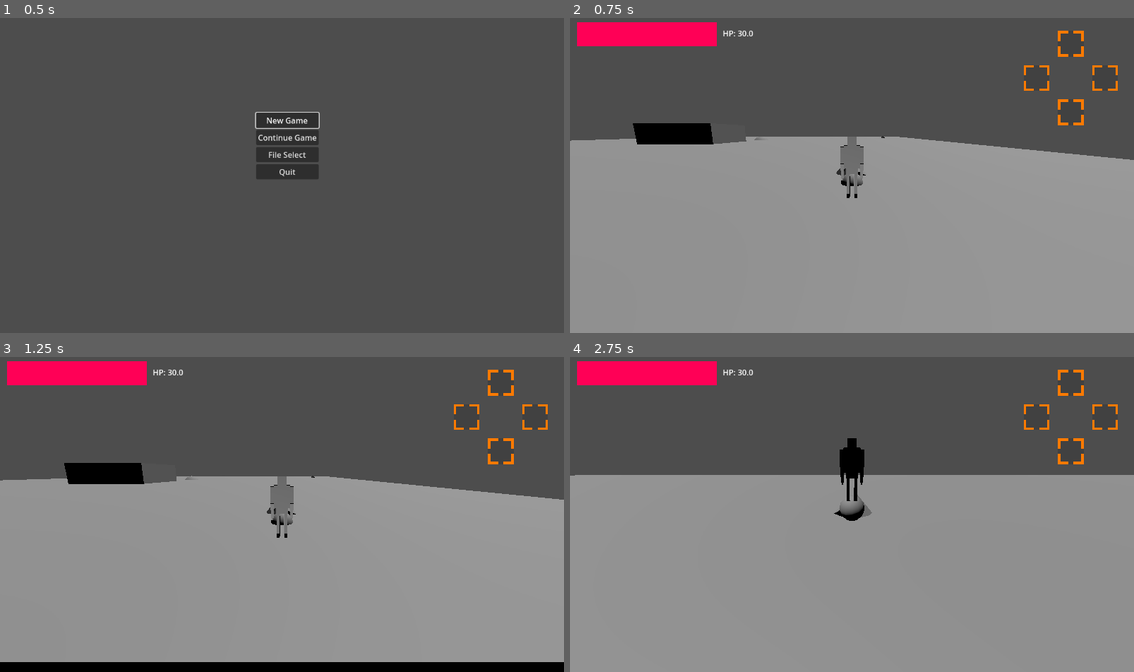
Above: before the commit, frames 1-4 (two rows, left to right).
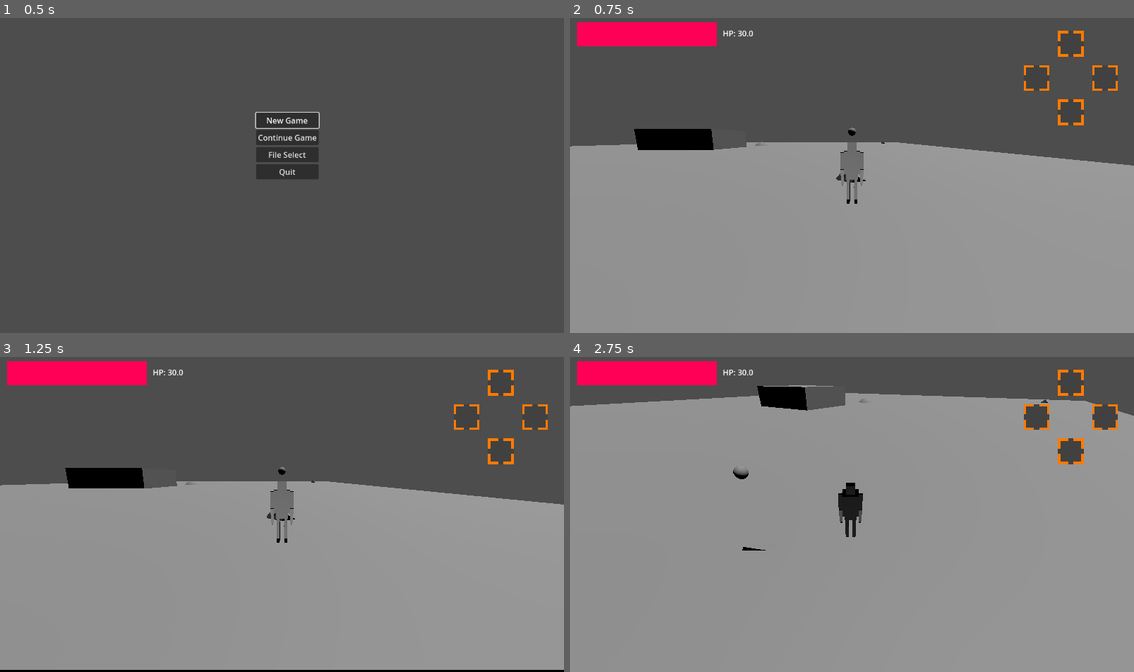
Above: after the commit, the same moments.

Repository: stron1le/MVM28
Game: Godot game, scene res://Scenes/start_screen.tscn
Same seed, same stepped clock (60 frames per second), same inputs: the game is played once before the commit and once after it.
Inputs (mouse positions are in pixels of both pictures, inside the frame that each line leads up to):
- Up to frame 1 (0.5 s): no input
- Up to frame 2 (0.75 s): click "New Game" at 0.5 s
- Up to frame 3 (1.25 s): no input
- Up to frame 4 (2.75 s): tap Enter at 1.25 s; move the mouse to (880, 511) at 1.27 s; hold W (ForwardAxisNegative) from 1.28 s (still down); tap Middle mouse button (Attack) at 1.35 s; tap Space (Jump) at 1.52, 2.27 s; move the mouse to (823, 514) at 2.02 s; tap Left (HorizontalAxisNegative) at 2.1 s

Frame 1 is identical in both runs. In frame 2, 2.3% of the frame differs, in the area x 0-100%, y 33-59%; in frame 3, 4.4%; in frame 4, 24%, in the area x 0-100%, y 8-62%.

Commit message:
Modified Lockon
Made changes to lockon in various ways. Now the lockon is dynamic, and checks amongst various targets that are in range. The lockon target must also be on screen. I might decide to modify the code further to make the judgement of 'closest' depend on other factors than raw 3-dimensional difference, and I also feel that it may be good to change the lockon rotation code at some point, because it feels a little too fast and sudden right now.

Diff:
--- /dev/null
+++ b/mvm28/Scenes/lock_on_target.tscn
@@ -0,0 +1,14 @@
+[gd_scene load_steps=2 format=3 uid="uid://ddfaeome8lgwj"]
+
+[ext_resource type="Script" uid="uid://dvtq3onjga84" path="res://Scripts/LockOnTarget.gd" id="1_miejr"]
+
+[node name="LockOnTarget" type="Node3D"]
+script = ExtResource("1_miejr")
+
+[node name="VisibleOnScreenNotifier3D" type="VisibleOnScreenNotifier3D" parent="."]
+
+[node name="CSGSphere3D" type="CSGSphere3D" parent="."]
+radius = 0.20224
+
+[connection signal="screen_entered" from="VisibleOnScreenNotifier3D" to="." method="_on_visible_on_screen_notifier_3d_screen_entered"]
+[connection signal="screen_exited" from="VisibleOnScreenNotifier3D" to="." method="_on_visible_on_screen_notifier_3d_screen_exited"]
--- a/mvm28/Scenes/lockon.tscn
+++ /dev/null
@@ -1,8 +0,0 @@
-[gd_scene load_steps=2 format=3 uid="uid://ciox6b4f4bg23"]
-
-[ext_resource type="Script" uid="uid://pdrgqdfcdq1a" path="res://Scripts/LockonTester.gd" id="1_xmlpk"]
-
-[node name="Lockon" type="Node3D"]
-script = ExtResource("1_xmlpk")
-
-[node name="CSGSphere3D" type="CSGSphere3D" parent="."]
--- a/mvm28/Scenes/test_room.tscn
+++ b/mvm28/Scenes/test_room.tscn
@@ -1,5 +1,6 @@
-[gd_scene load_steps=4 format=3 uid="uid://bewbtejyphgkr"]
+[gd_scene load_steps=5 format=3 uid="uid://bewbtejyphgkr"]
 
+[ext_resource type="PackedScene" uid="uid://ddfaeome8lgwj" path="res://Scenes/lock_on_target.tscn" id="2_6idp7"]
 [ext_resource type="PackedScene" uid="uid://b16okbm7tst43" path="res://Scenes/save_crystal.tscn" id="3_arrdh"]
 
 [sub_resource type="ConcavePolygonShape3D" id="ConcavePolygonShape3D_oqbmf"]
@@ -32,9 +33,17 @@
 [node name="SaveCrystal" parent="." instance=ExtResource("3_arrdh")]
 transform = Transform3D(1, 0, 0, 0, 1, 0, 0, 0, 1, 27, 0, 41)
 
+[node name="LockOnTarget" parent="SaveCrystal" instance=ExtResource("2_6idp7")]
+transform = Transform3D(1, 0, 0, 0, 1, 0, 0, 0, 1, 0, 2.53, 0)
+
 [node name="SaveCrystal2" parent="." instance=ExtResource("3_arrdh")]
 transform = Transform3D(1, 0, 0, 0, 1, 0, 0, 0, 1, 39.9028, 0, -34.8052)
 id = 1
+
+[node name="LockOnTarget" parent="SaveCrystal2" instance=ExtResource("2_6idp7")]
+transform = Transform3D(1, 0, 0, 0, 1, 0, 0, 0, 1, 0, 4.0944, 78.7924)
+
+[node name="CSGSphere3D2" type="CSGSphere3D" parent="SaveCrystal2/LockOnTarget"]
 
 [node name="StaticBody3D2" type="StaticBody3D" parent="."]
 collision_layer = 2
--- /dev/null
+++ b/mvm28/Scripts/LockOnTarget.gd
@@ -0,0 +1,47 @@
+class_name LockOnTarget extends Node3D
+static var availableLockOnTargets=[];
+var inRange:bool;
+var onScreen:bool=false;
+const MAX_LOCKON_RANGE=20;
+static var activeLockOn;
+signal disengageLock;
+func _ready():
+	await get_tree().physics_frame;
+	if ($VisibleOnScreenNotifier3D.is_on_screen()):
+		onScreen=true;
+func _process(delta):
+	inRange=((global_position-PlayerCharacter.singleton.global_position).length()<MAX_LOCKON_RANGE);
+	isAvailable();
+func _on_visible_on_screen_notifier_3d_screen_entered():
+	onScreen=true;
+	isAvailable();
+func _on_visible_on_screen_notifier_3d_screen_exited():
+	onScreen=false;
+	isAvailable();
+func isAvailable():
+	if (inRange and onScreen):
+		if (!availableLockOnTargets.has(self)):
+			availableLockOnTargets.append(self);
+	else:
+		if (availableLockOnTargets.has(self)):
+			var lockIndex=availableLockOnTargets.find(self);
+			availableLockOnTargets.remove_at(lockIndex)
+			disengageLock.emit();
+static func get_closest_lockon():
+	var closestLock;
+	var currentDistance=INF;
+	var request=PlayerCharacter.singleton;
+	for i in availableLockOnTargets:
+		var distance=(request.global_position-i.global_position).length()
+		if (distance<currentDistance):
+			closestLock=i;
+			currentDistance=distance;
+	return closestLock;
+func initiateLock(otherNode):
+	otherNode.lockTarget=self;
+	if (otherNode!=null and otherNode.has_method("removeLock")):
+		activeLockOn.connect("disengageLock",otherNode.disengageLock);
+func _exit_tree():
+	if (availableLockOnTargets.has(self)):
+		var lockindex=availableLockOnTargets.find(self);
+		availableLockOnTargets.remove_at(lockindex);
--- a/mvm28/Scripts/LockonTester.gd
+++ /dev/null
@@ -1,17 +0,0 @@
-class_name LockOn extends Node3D
-@export var target1:Node3D;
-@export var target2:Node3D;
-static var availableLockOns=[];
-func _process(delta):
-	if (target1!=null):
-		if (target2!=null):
-			global_position=(target1.global_position+target2.global_position)*0.5;
-		else:
-			global_position=target1.global_position;
-	elif (target2!=null):
-		global_position=target2.global_position;
-func _init():
-	availableLockOns.append(self);
-func _exit_tree():
-	var lockonIndex=availableLockOns.find(self);
-	availableLockOns.remove_at(lockonIndex)
--- a/mvm28/Scripts/TwistPivot.gd
+++ b/mvm28/Scripts/TwistPivot.gd
@@ -3,25 +3,33 @@
 @export var displacer:Node3D;
 @export var maxDisplacement=2;
 @export var cam:Camera3D;
-var lockedOn:bool=true;
+var lockTarget;
 const CAMERA_TURN_SPEED=deg_to_rad(180);
 var mouseHidden:bool=true;
 func _ready():
 	Input.set_mouse_mode(Input.MOUSE_MODE_CAPTURED);
+func _process(delta):
+	if (Input.is_action_just_pressed("BButtonCharge")):
+		if (lockTarget):
+			removeLock();
+		else:
+			lockTarget=LockOnTarget.get_closest_lockon();
+			if (lockTarget):
+				lockTarget.connect("disengageLock",removeLock);
+func removeLock():
+	lockTarget.disconnect("disengageLock",removeLock);
+	lockTarget=null;
 func _physics_process(delta):
 	if (target!=null):
 		global_position=target.global_position+Vector3.UP;
 	if (Globals.paused):
 		return;
-	if (!LockOn.availableLockOns.is_empty()):
+	if (lockTarget):
 		moveCameraRelative(delta);
-		var lookLocation=LockOn.availableLockOns.get(0).global_position;
-		lookLocation.y=global_position.y;
-		look_at(lookLocation,Vector3.UP);
-		cam.look_at(LockOn.availableLockOns.get(0).target1.global_position);
+		var focusPosition = (lockTarget.global_position+global_position)
+		focusPosition.y=global_position.y*2;
+		look_at(focusPosition/2,Vector3.UP);
 		return;
-	else:
-		cam.look_at(global_position);
 	var cam_input = Input.get_vector("TurnCameraLeftController","TurnCameraRightController","TurnCameraDownController","TurnCameraUpController");
 	if (cam_input!=Vector2.ZERO):
 		var cam_target_angle=CAMERA_TURN_SPEED*cam_input.x*delta
@@ -31,7 +39,7 @@
 		$PitchPivot.rotation_degrees.x=clamp($PitchPivot.rotation_degrees.x,-60,60);
 	moveCameraRelative(delta);
 func _unhandled_input(event):
-	if ((event is InputEventMouseMotion) and !Globals.paused and !lockedOn):
+	if ((event is InputEventMouseMotion) and !Globals.paused and !lockTarget):
 		rotation_degrees.y-=event.relative.x*0.5;
 		$PitchPivot.rotation_degrees.x-=event.relative.y*0.2;
 		$PitchPivot.rotation_degrees.x=clamp($PitchPivot.rotation_degrees.x,-60,60);
@@ -52,3 +60,7 @@
 		#print($PitchPivot/SpringArm3D.position)
 func make_current():
 	cam.current=true;
+func initiateLockOn():
+	var lock = LockOnTarget.get_closest_lockon();
+	if (lock):
+		lockTarget=lock;
--- a/mvm28/Scripts/WeaponItem.gd
+++ b/mvm28/Scripts/WeaponItem.gd
@@ -2,18 +2,18 @@
 @export var weaponID=0;
 @export var weaponScene:PackedScene;
 func use():
-	var char = PlayerCharacter.singleton;
-	if (char.rightHand.get_child_count()!=0):
+	var charac = PlayerCharacter.singleton;
+	if (charac.rightHand.get_child_count()!=0):
 		var characterWeapon = PlayerCharacter.singleton.get_weapon_item();
 		if (characterWeapon==self):
-			char.unequip();
+			charac.unequip();
 		else:
-			char.unequip();
+			charac.unequip();
 			var weap=makeWeaponScene();
-			char.rightHand.add_child(weap);
+			charac.rightHand.add_child(weap);
 	else:
 		var weap=makeWeaponScene();
-		char.rightHand.add_child(weap);
+		charac.rightHand.add_child(weap);
 
 func makeWeaponScene():
 	var newWeapon = weaponScene.instantiate() as EquippableWeapon;
--- a/mvm28/Scripts/save_crystal.gd
+++ b/mvm28/Scripts/save_crystal.gd
@@ -15,7 +15,6 @@
 		newCam.target=newPlay;
 		newCam.make_current();
 		Globals.playerPosition=id;
-		testing_code_delete_later(newPlay)
 func _on_body_entered(body):
 	if (body.is_in_group("Player")):
 		interacting=true;
--- a/mvm28/Scripts/test_character.gd
+++ b/mvm28/Scripts/test_character.gd
@@ -172,6 +172,7 @@
 func get_state_name():
 	return PLAYERSTATE.keys()[currentState]
 func enter_greatsword_check():
+	return;
 	if (Input.is_action_just_pressed("BButtonCharge")):
 		currentState=PLAYERSTATE.ACT_GREATSWORD_WALK
 func get_camera_yaw():
Not shown, added: mvm28/Scripts/LockOnTarget.gd.uid
Not shown, removed: mvm28/Scripts/LockonTester.gd.uid
